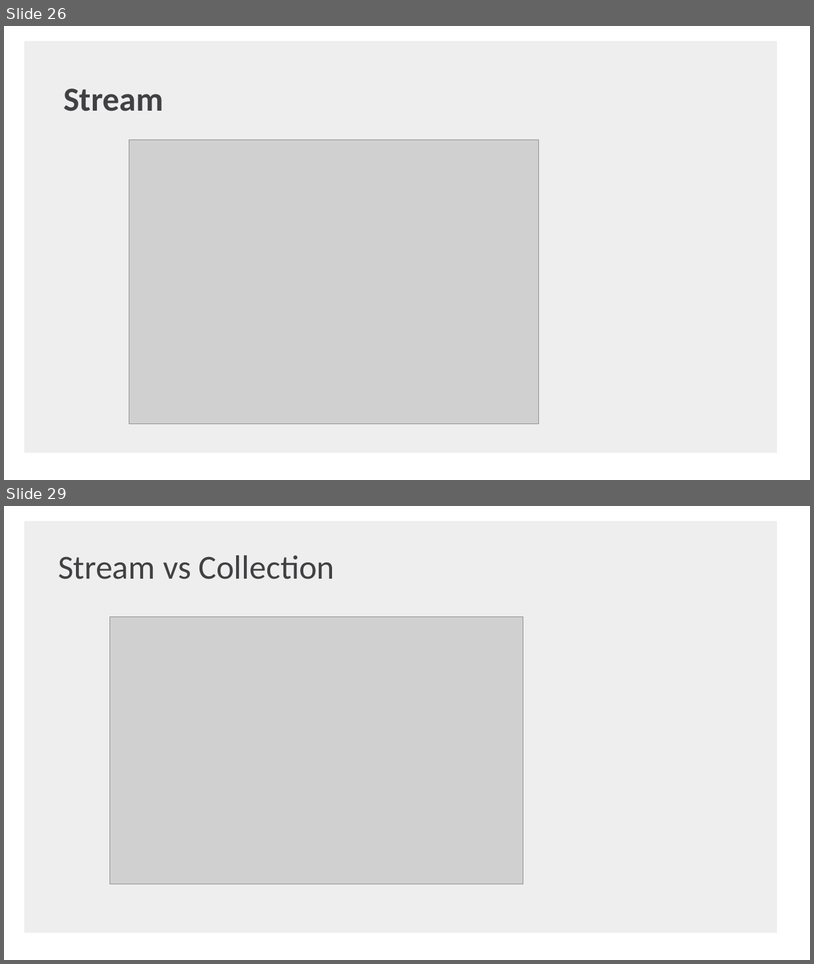
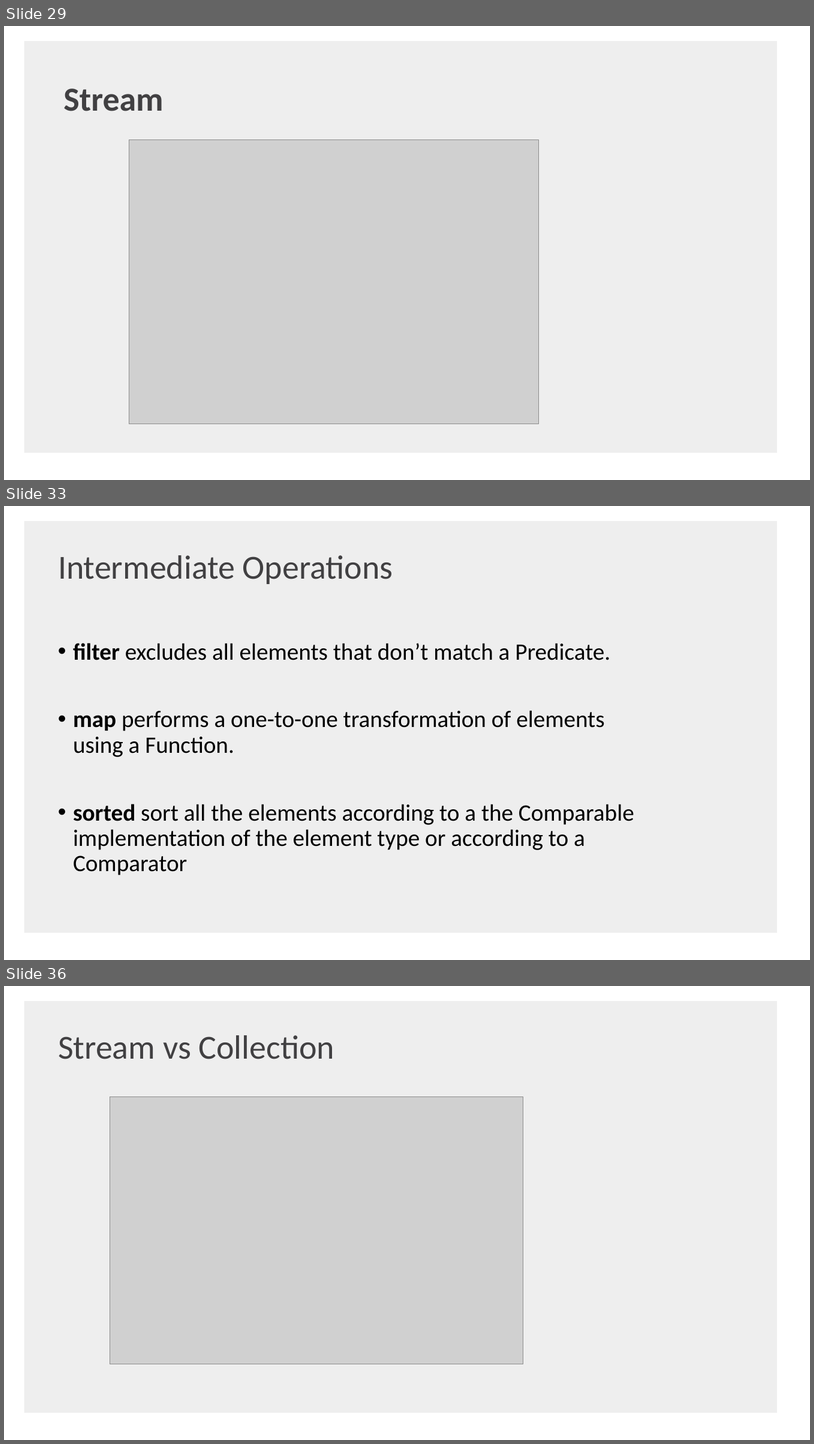
Before and after one commit to shaojie-xu-kp/Java8_lunch_learn, a slide deck: Java 8 & TDP.pptx. Shown one above the other, each under a label of ours: slides 26 and 29 before the commit, slides 29, 33 and 36 after it; the slides between them are not shown. The pictures are 814x964 and 814x1444 pixels, drawn with LibreOffice and Linux fonts; fonts in the diff are those of the drawing; grey boxes stand for pictures; background and template pictures are left out. Boxes give left, top, right and bottom in pixels: in the first picture for what was removed or moved away, otherwise in the second. Text is boxed around its words. In the diff, an @@ line names an element or a change of style, - is before the commit and + after.

```diff
--- a/Java 8 & TDP.pptx
+++ b/Java 8 & TDP.pptx
@@ slide 33 added at (4, 506, 810, 960), background #FFFFFF; not listed: 1 template element that a slide beside it also shows @@
@@ text added at (58, 555, 393, 584), 40 pt, text #414042 @@
+Intermediate Operations
@@ text added at (73, 643, 635, 875), 28 pt, text #000000 @@
+• filter excludes all elements that don’t match a Predicate.
+• map performs a one-to-one transformation of elements using a Function.
+• sorted sort all the elements according to a the Comparable implementation of the element type or according to a Comparator
@@ what was slide 26 is now slide 29 @@
@@ what was slide 29 is now slide 36 @@
```
Also in this commit, not shown: 1 slide changed, 8 other slides added, 2 slides removed.
